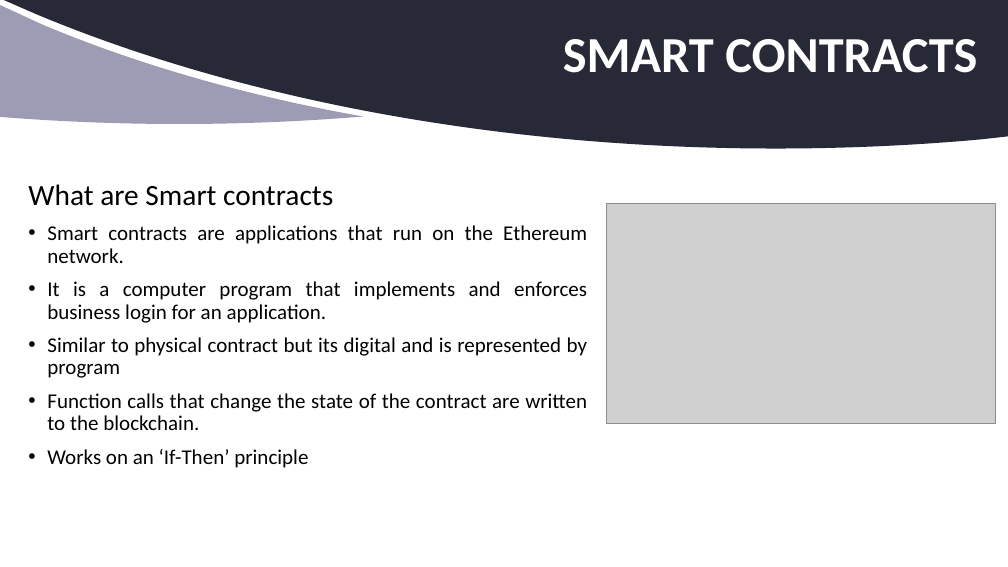
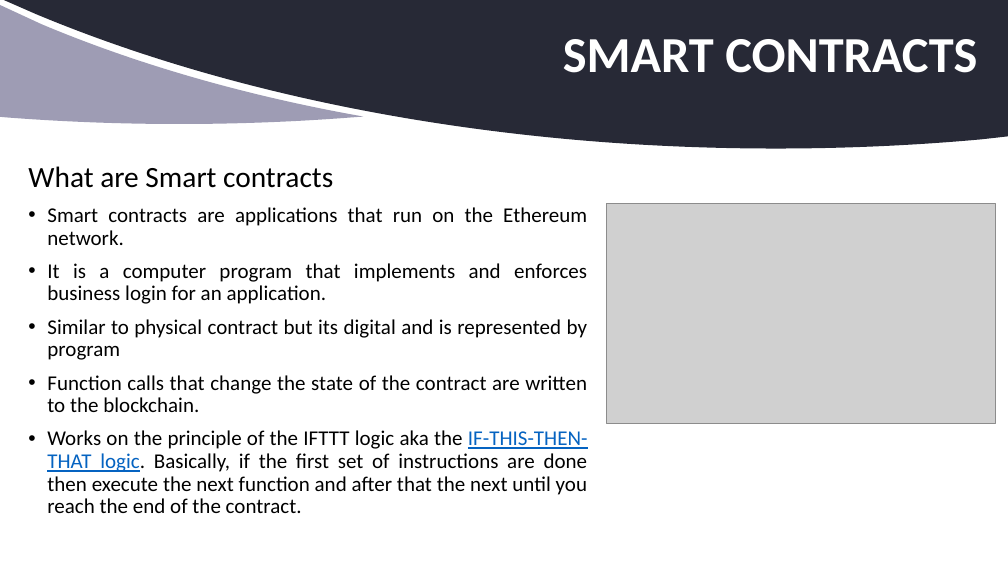
Before and after one commit to aamolgote/codecampnyc2018, a slide deck: slide 5 of PPTX/BAAS.pptx. Drawn at 1008x567 pixels with LibreOffice and Linux fonts; fonts in the diff are those of the drawing; grey boxes stand for pictures; background and template pictures are left out. Boxes give left, top, right and bottom in pixels: in the first picture for what was removed or moved away, otherwise in the second. Text is boxed around its words. In the diff, an @@ line names an element or a change of style, - is before the commit and + after.

```diff
--- a/PPTX/BAAS.pptx
+++ b/PPTX/BAAS.pptx
@@ text "What are Smart contracts": place and size @@
-text "What are Smart contracts" at [28, 184, 587, 468]
+text "What are Smart contracts" at [28, 166, 588, 513]
@@ text at [47, 430, 588, 513]: text changed @@
-• Works on an ‘If-Then’ principle
+• Works on the principle of the IFTTT logic aka the IF-THIS-THEN-THAT logic. Basically, if the first set of instructions are done then execute the next function and after that the next until you reach the end of the contract.
```
Also in this commit, not shown: 2 other slides changed, 6 slides added, 1 slide removed, 2 other files.
